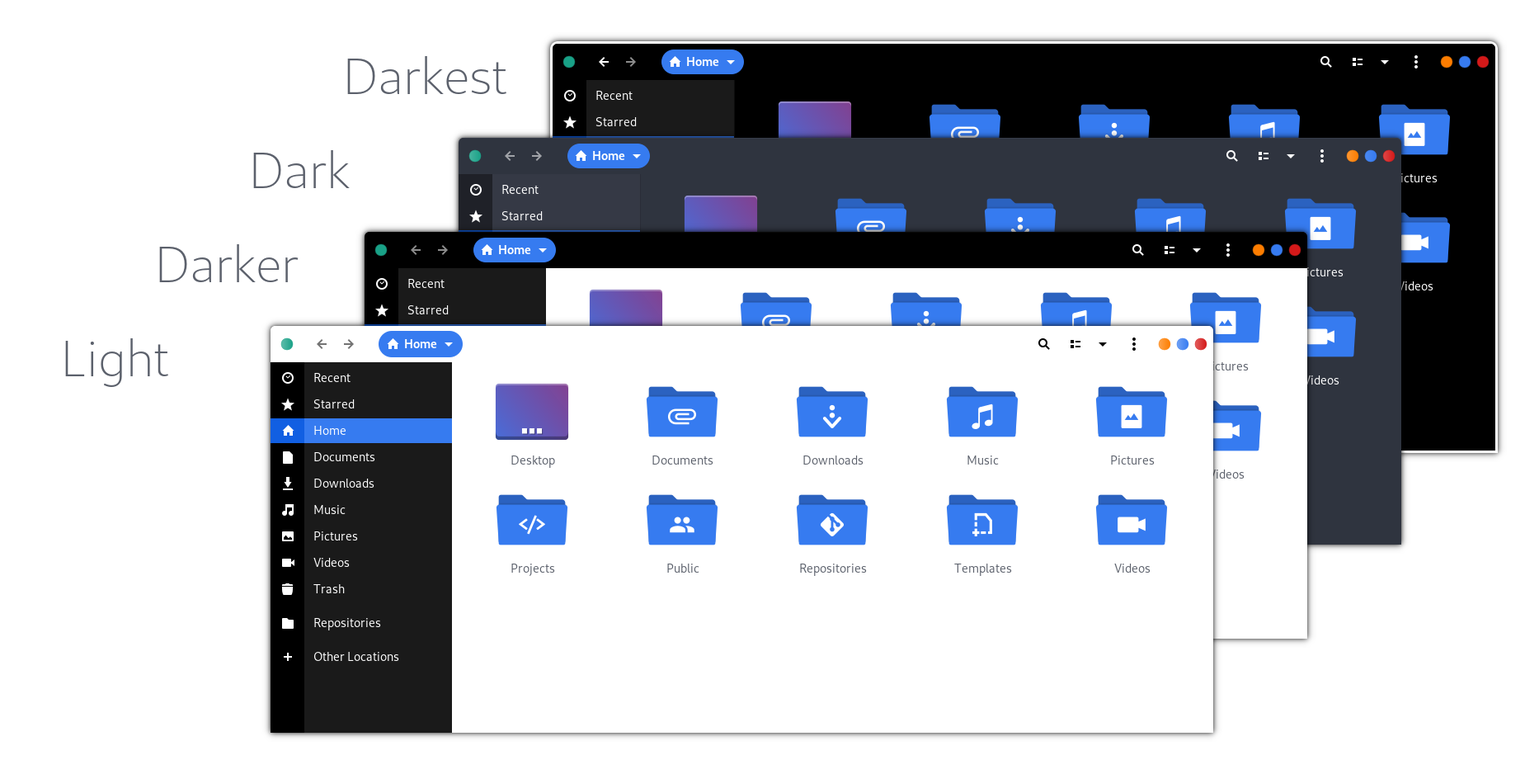
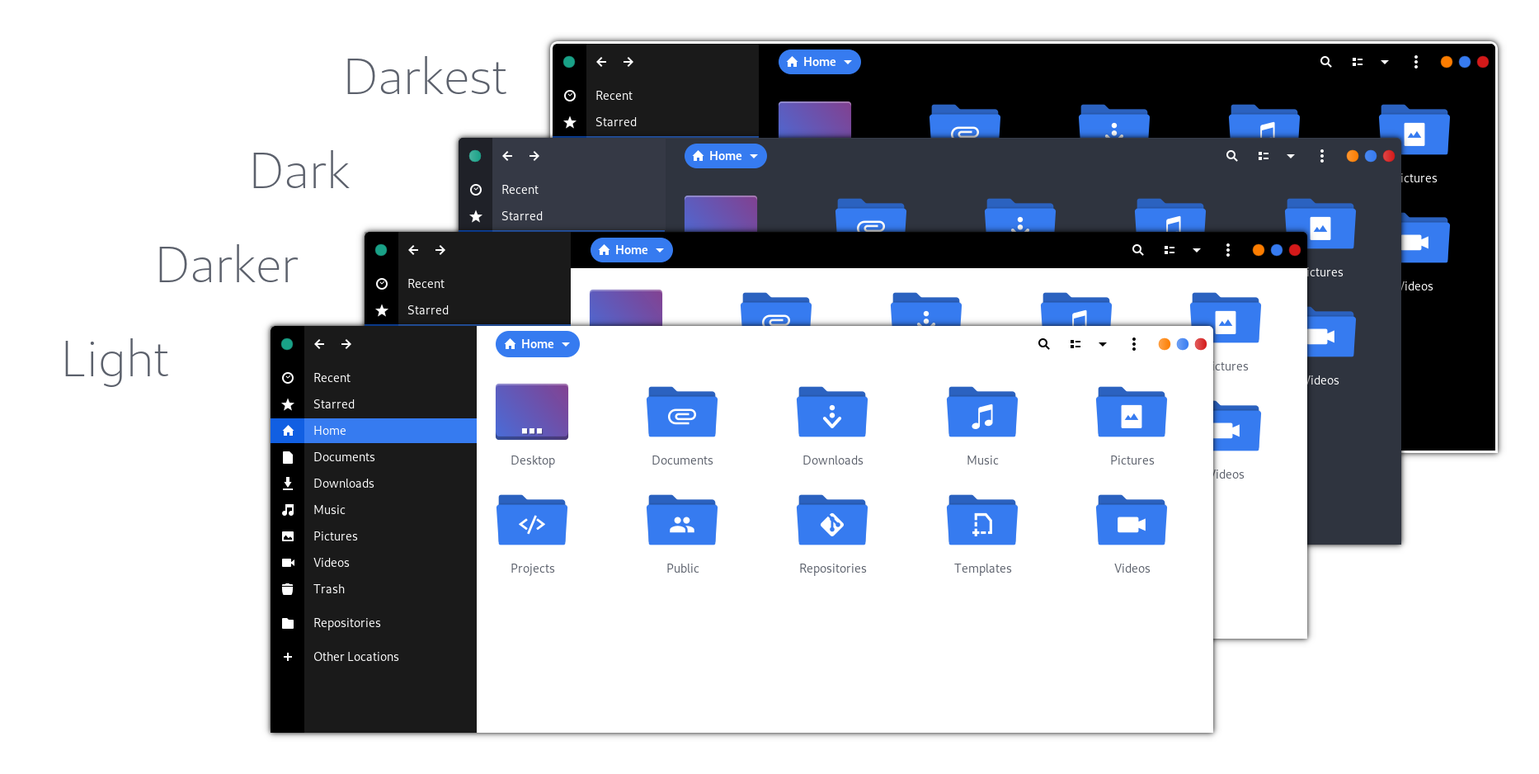
Comparing the layer stacks of the two 1539 × 774 images. Changes:
painted on "Pasted Layer" over left=270, top=325, right=580, bottom=733
painted on "Pasted Layer #1" over left=364, top=231, right=674, bottom=639
painted on "Pasted Layer #2" over left=458, top=137, right=768, bottom=545
painted on "darkest.png" over left=552, top=43, right=862, bottom=358
